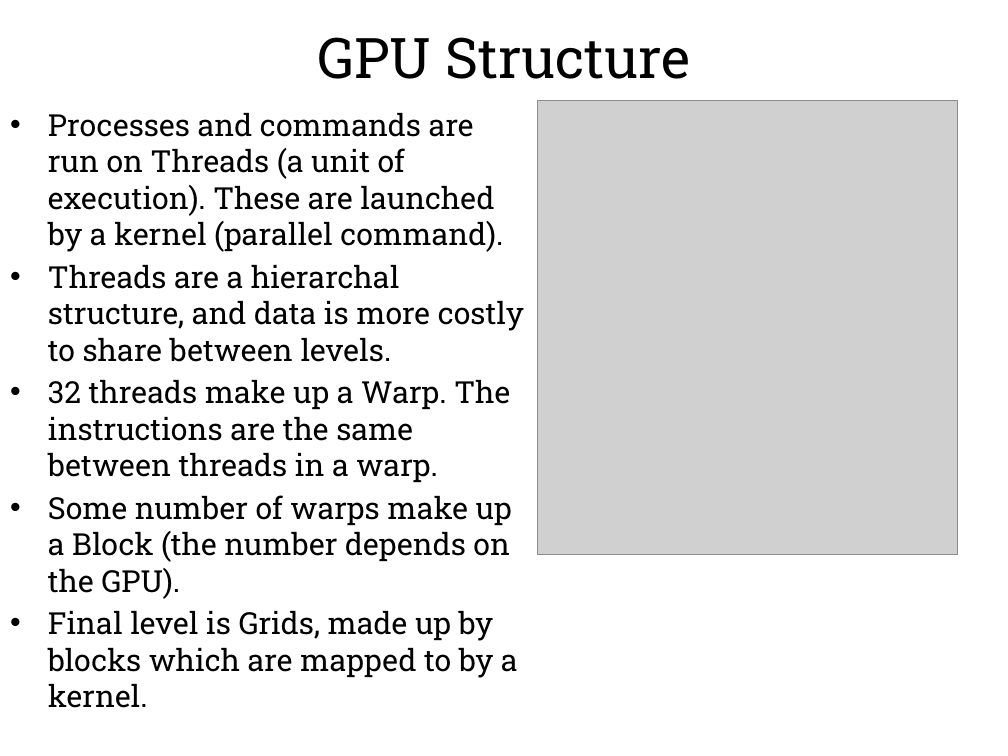
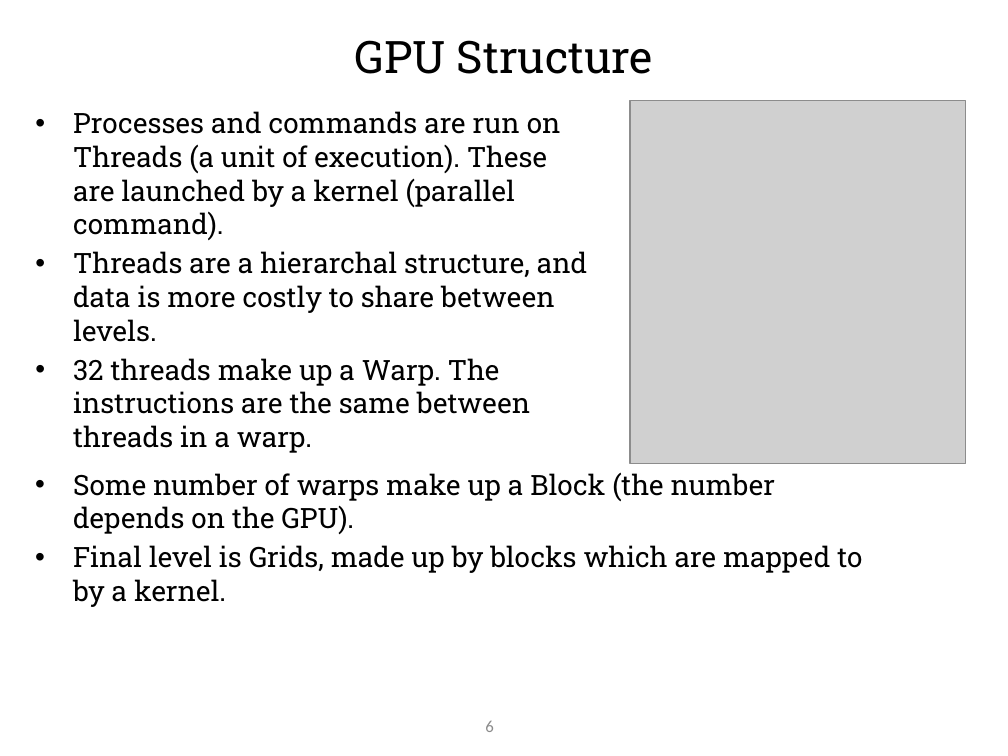
Before and after one commit to hgareau/DensestSubgraphDiscovery, a slide deck: slide 7 of Thesis Defense Presentation.pptx. Drawn at 1008x756 pixels with LibreOffice and Linux fonts; fonts in the diff are those of the drawing; grey boxes stand for pictures; background and template pictures are left out. Boxes give left, top, right and bottom in pixels: in the first picture for what was removed or moved away, otherwise in the second. Text is boxed around its words. In the diff, an @@ line names an element or a change of style, - is before the commit and + after.

Commit message:
Further format changes.

```diff
--- a/Thesis Defense Presentation.pptx
+++ b/Thesis Defense Presentation.pptx
@@ text "GPU Structure" at (355,40,653,74): size 40 to 32 pt @@
@@ text "Processes and commands are run ...": place and size @@
-text "Processes and commands are run ..." at (48,113,524,708)
+text "Processes and commands are run ..." at (73,111,587,453)
@@ text "Processes and commands are run ..." at (73,111,587,453): size 21.7 to 20 pt @@
@@ picture: place and size @@
-picture at (537,101,958,554)
+picture at (630,101,966,464)
@@ text added at (73,472,862,607), 20 pt, text #000000 @@
+• Some number of warps make up a Block (the number depends on the GPU).
+• Final level is Grids, made up by blocks which are mapped to by a kernel.
@@ text at (48,495,518,708): paragraphs removed @@
-• Some number of warps make up a Block (the number depends on the GPU).
-• Final level is Grids, made up by blocks which are mapped to by a kernel.
@@ page number: place and size @@
-page number at (27,705,49,707)
+page number at (485,721,493,732)
@@ page number at (485,721,493,732): size 28 to 12 pt, font Roboto Slab to Calibri, text colour #FFFFFF to #8C8C8C, bold off; alignment left to right; less space between paragraphs; vertical alignment top to middle @@
```
Also in this commit, not shown: 45 other slides changed, 1 slide added, 1 slide removed.
